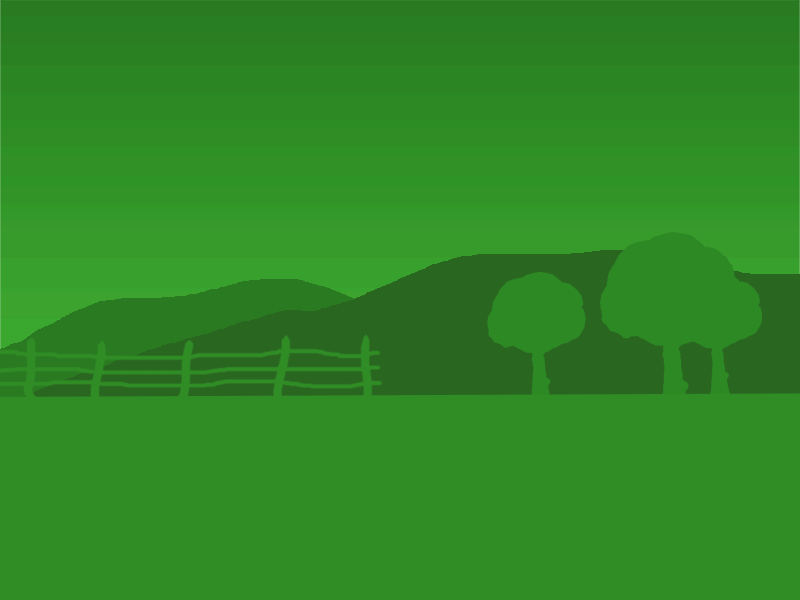
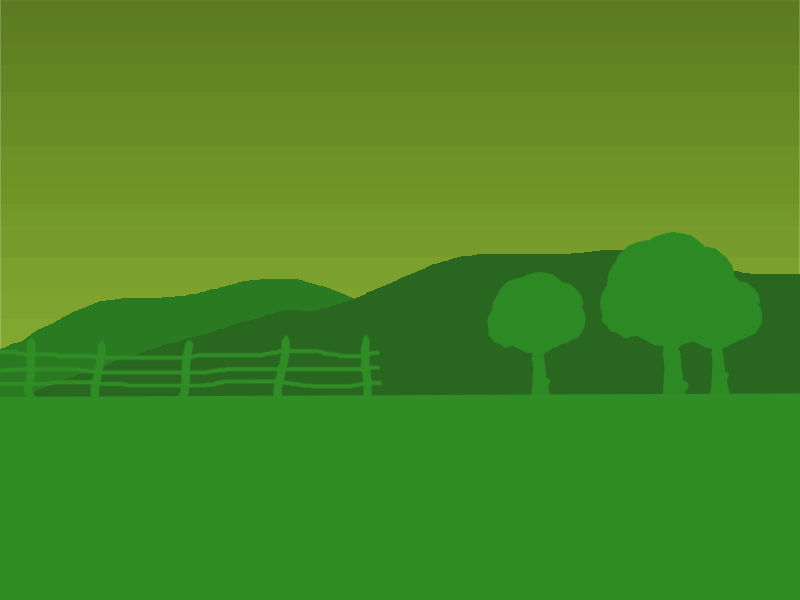
Layers edited between the first and the second (800, 600) image:
painted on "Ebene 0" over left=0, top=0, right=800, bottom=349
